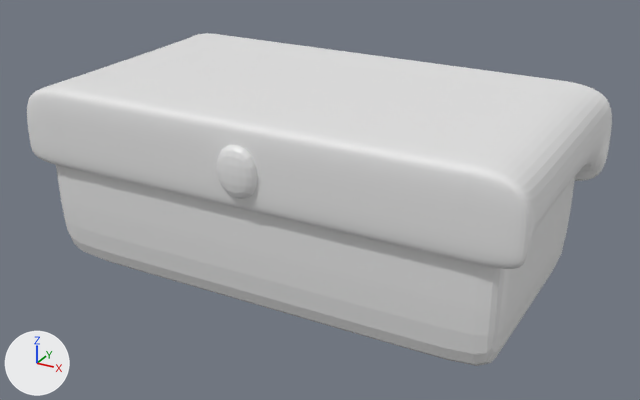
An edit to the FBX model SeekAndYouShallFind/Assets/Models/Box.fbx, drawn before and after from the same camera.
Before and after are seen from a 50 mm lens placed at (0.891, -1.581, 0.795), pointed at (0.025, -0.005, 0.007). Arrows for +X, +Y and +Z are at lower left; the lights stay in place. Where no turn or scale is listed for an object, it has been applied to the vertices.

The older version as bpy lines, for what is in view:
```python
me_cube_002 = bpy.data.meshes.new('Cube.002')
me_cube_002.from_pydata(...)  # 900 vertices, 896 faces; spans x -0.521..0.521, y -0.304..0.26, z -0.165..0.222
me_cube_002.materials.append(mat_material)  # white #e7e7e7
me_cube_003 = bpy.data.meshes.new('Cube.003')
me_cube_003.from_pydata(...)  # 6146 vertices, 6144 faces; spans x -0.561..0.57, y -0.3..0.3, z -0.17..0.05
ob_cube = bpy.data.objects.new('Cube', me_cube_002)
ob_cube.location = (0.0, 0.0, 0.0)
ob_cube_001 = bpy.data.objects.new('Cube.001', me_cube_003)
ob_cube_001.location = (0.0, 0.015, 0.212)
```
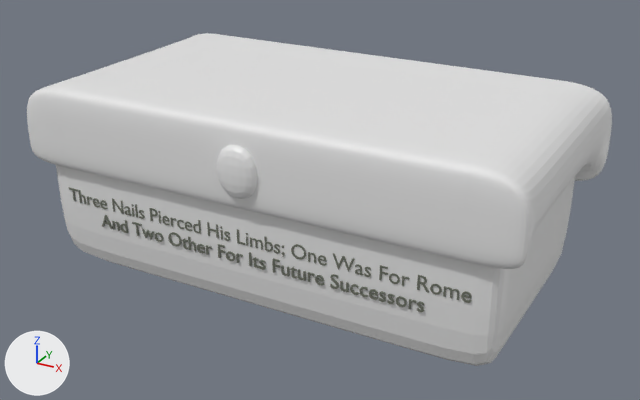
The edits, one by one:
Material 'Material.001' (mat_material_001) is new.
Its base color is (0.154, 0.168, 0.132) (grey #6d7266).
Mesh me_text is new.
It has 10820 vertices, 16018 faces and spans x -0.469..0.468, y -0.002..0.002, z -0.045..0.031.
It uses material mat_material_001 (grey #6d7266).
Object 'Text' (ob_text) is new; it shows me_text.
Its location is (0.0, -0.26, 0.0).

Location of each change, [x1, y1, x2, y2] in pixels of the pictures (640 x 400 px):
'Text', added: after [69, 187, 472, 312]
